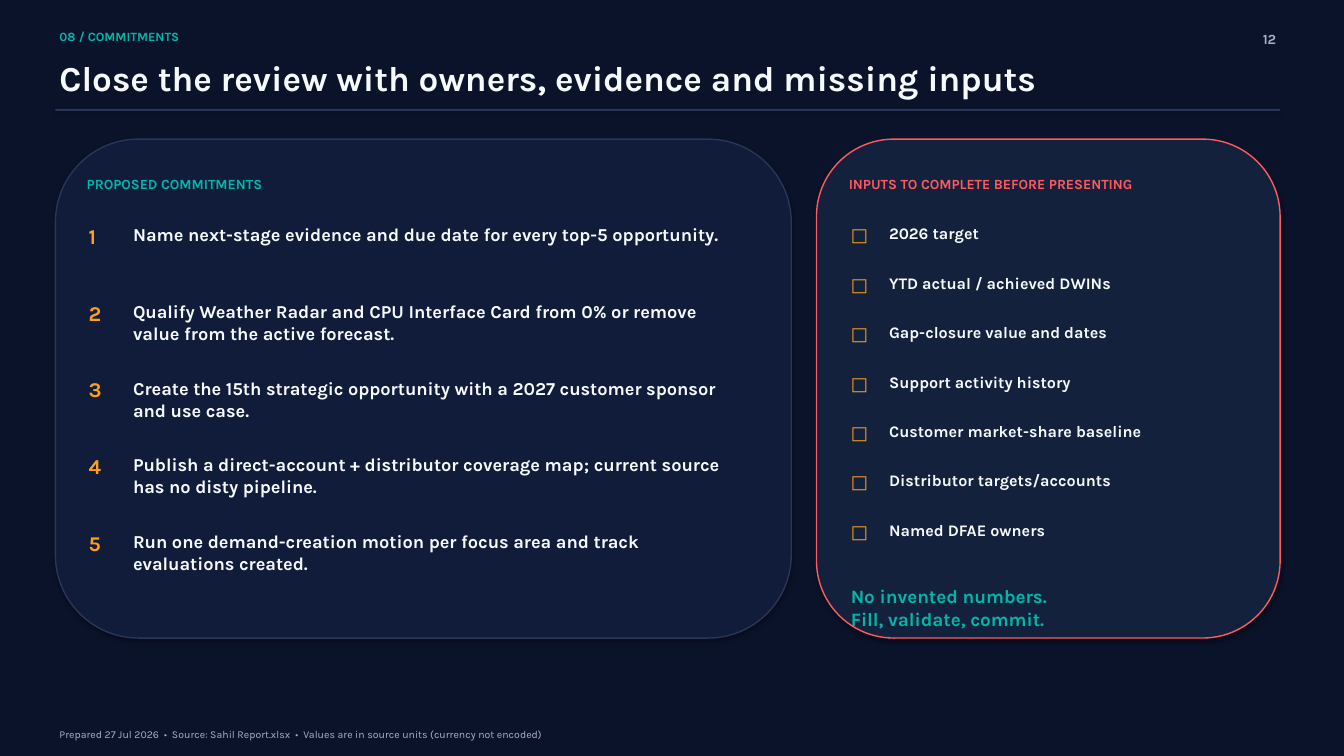
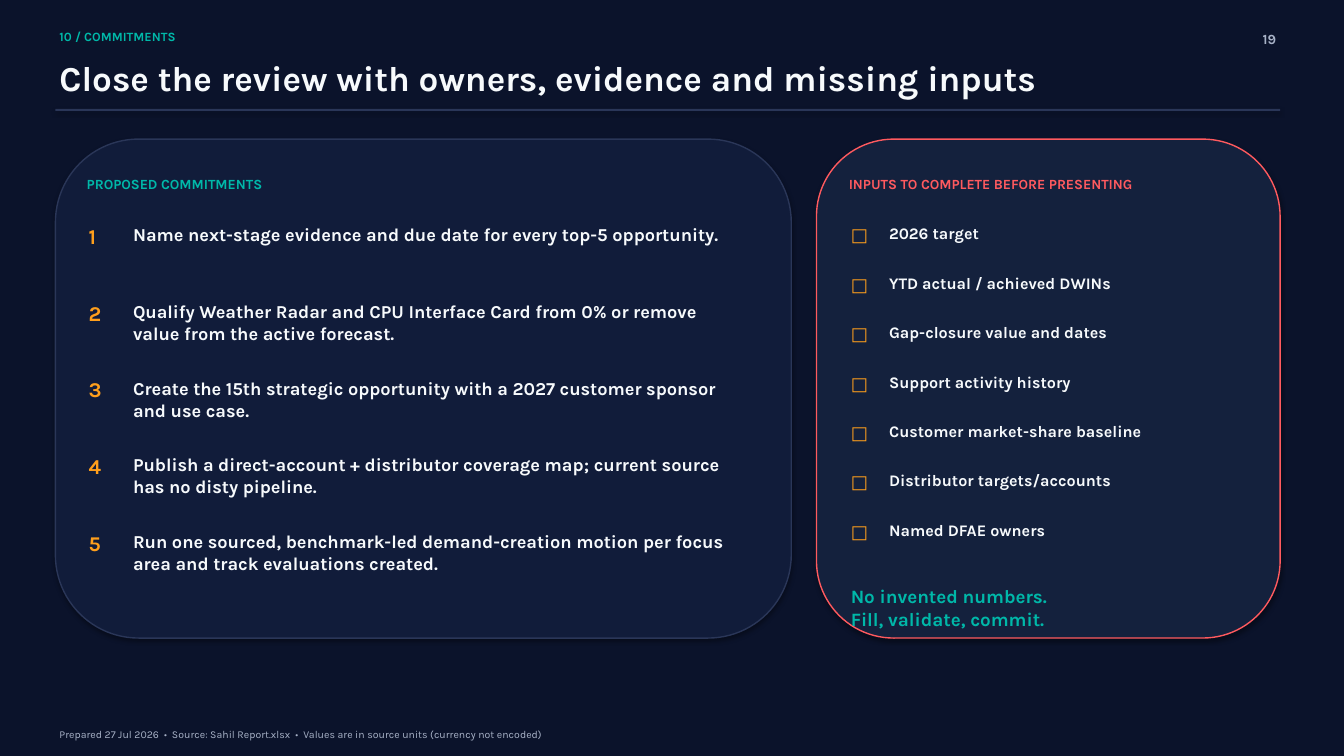
Before and after one commit to sahilpat28/Cursor_Sahil, a slide deck: slide 19 of qbr/output/Sahil_QBR_2026-07-29.pptx (slide 12 before the commit). Drawn at 1344x756 pixels with LibreOffice and Linux fonts; fonts in the diff are those of the drawing. Boxes give left, top, right and bottom in pixels: in the first picture for what was removed or moved away, otherwise in the second. Text is boxed around its words. In the diff, an @@ line names an element or a change of style, - is before the commit and + after.

```diff
--- a/qbr/output/Sahil_QBR_2026-07-29.pptx
+++ b/qbr/output/Sahil_QBR_2026-07-29.pptx
@@ text at [59, 32, 175, 41]: text changed @@
-08 / COMMITMENTS
+10 / COMMITMENTS
@@ text at [1263, 35, 1277, 44]: text changed @@
-12
+19
@@ text at [133, 535, 724, 571]: text changed @@
-Run one demand-creation motion per focus area and track evaluations created.
+Run one sourced, benchmark-led demand-creation motion per focus area and track evaluations created.
```
Also in this commit, not shown: 2 other slides changed, 9 slides added, 3 other files.
